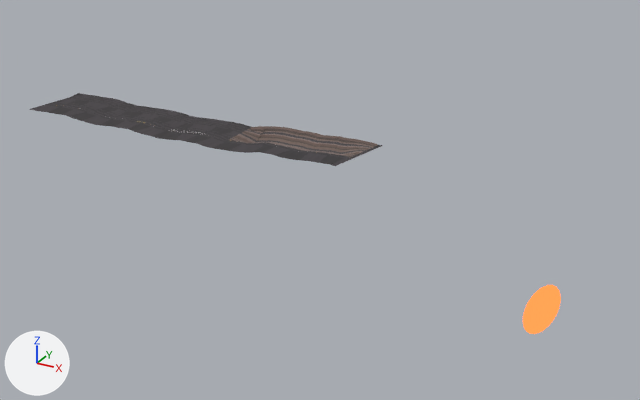
Two versions of the Blender file tools/blender/scenes/kilauea.blend, one commit apart.
Camera for both pictures: a 50 mm lens placed at (15018.0, -14271.0, 7269.0), pointed at (6277.0, 1622.0, -678.0). Lighting does not change. The marker at lower left points along +X, +Y and +Z. The picture after the commit comes second.

Objects in the first picture: 'CalderaWalls', 'Sun' and 32 more.
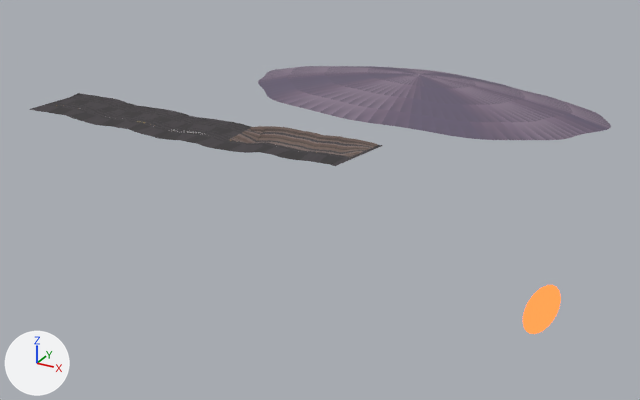
Changed parts and their boxes [x1, y1, x2, y2] in the pictures (640 x 400 px):
'MaunaLoaShield', added
    after: [258, 66, 611, 140]

What changed in the scene script:
```text
Add mat_maunaloashield:
    mat_maunaloashield = bpy.data.materials.new('MaunaLoaShield')
    mat_maunaloashield.use_nodes = True; mat_maunaloashield.node_tree.nodes.clear()
    _N = mat_maunaloashield.node_tree.nodes; _L = mat_maunaloashield.node_tree.links
    n0 = _N.new('ShaderNodeBsdfPrincipled'); n0.name = 'Principled BSDF'
    n0.inputs[2].default_value = 0.85  # 'Roughness'
    n1 = _N.new('ShaderNodeOutputMaterial'); n1.name = 'Material Output'
    n2 = _N.new('ShaderNodeVertexColor'); n2.name = 'Color Attribute'
    n2.layer_name = 'Color'
    _L.new(n0.outputs[0], n1.inputs[0])  # 'BSDF' to 'Surface'
    _L.new(n2.outputs[0], n0.inputs[0])  # 'Color' to 'Base Color'
Add me_maunaloashield:
    me_maunaloashield.from_pydata(...)  # 1195 vertices, 420 faces; spans x 2769.0..11711.0, y 2665.0..6963.0, z 924.0..1547.0
    me_maunaloashield.materials.append(mat_maunaloashield)
Add ob_maunaloashield:
    ob_maunaloashield = bpy.data.objects.new('MaunaLoaShield', me_maunaloashield)
    ob_maunaloashield.location = (0.0, 0.0, 0.0)
```
